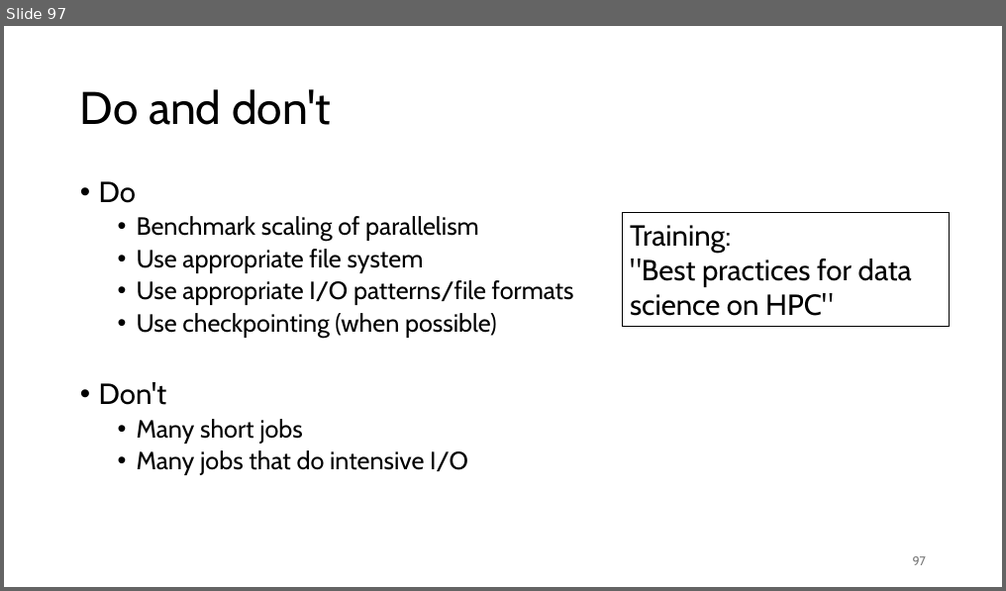
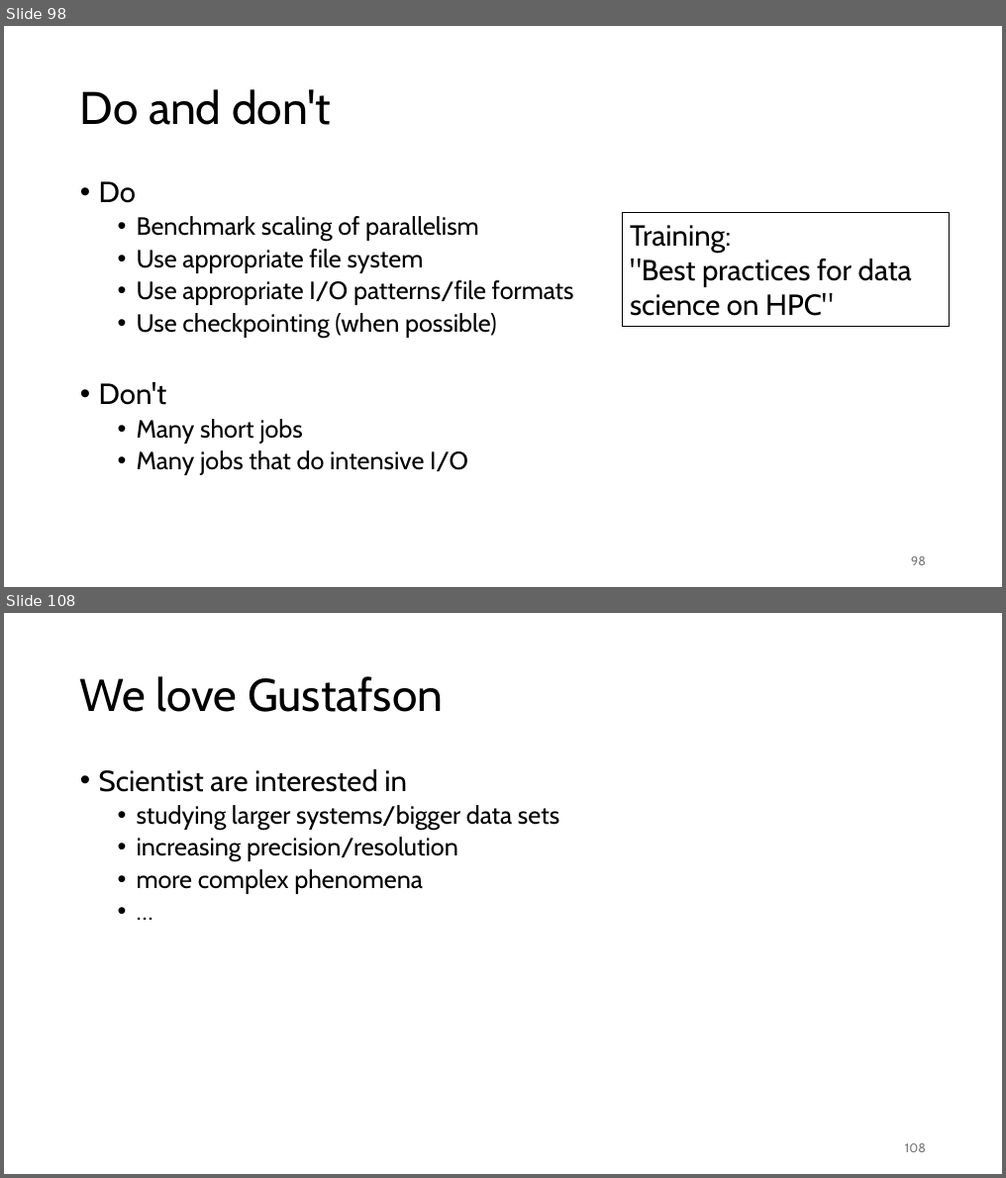
Before and after one commit to gjbex/Workflows-for-HPC, a slide deck: workflow_for_HPC.pptx. Shown one above the other, each under a label of ours: slide 97 before the commit, slides 98 and 108 after it; the slides between them are not shown. The pictures are 1006x591 and 1006x1178 pixels, drawn with LibreOffice and Linux fonts; fonts in the diff are those of the drawing. Boxes give left, top, right and bottom in pixels: in the first picture for what was removed or moved away, otherwise in the second. Text is boxed around its words. In the diff, an @@ line names an element or a change of style, - is before the commit and + after.

```diff
--- a/workflow_for_HPC.pptx
+++ b/workflow_for_HPC.pptx
@@ slide 108 added at bbox=[4, 613, 1002, 1174], background #FFFFFF @@
@@ title added at bbox=[80, 676, 443, 712], 44 pt, text #000000 @@
+We love Gustafson
@@ text added at bbox=[99, 769, 559, 894], 24 pt, text #000000 @@
+• Scientist are interested in
+  • studying larger systems/bigger data sets
+  • increasing precision/resolution
+  • more complex phenomena
+  • …
@@ page number added at bbox=[905, 1144, 926, 1153], 12 pt, text #797979 @@
+108
@@ what was slide 97 is now slide 98 @@
@@ page number at bbox=[911, 557, 926, 566]: text changed @@
-97
+98
```
Also in this commit, not shown: 13 other slides added.
